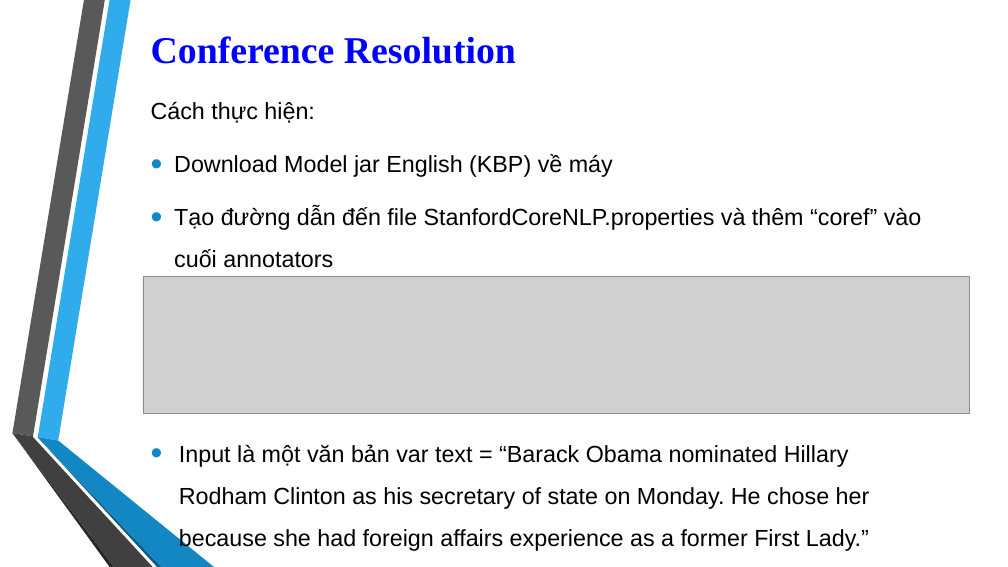
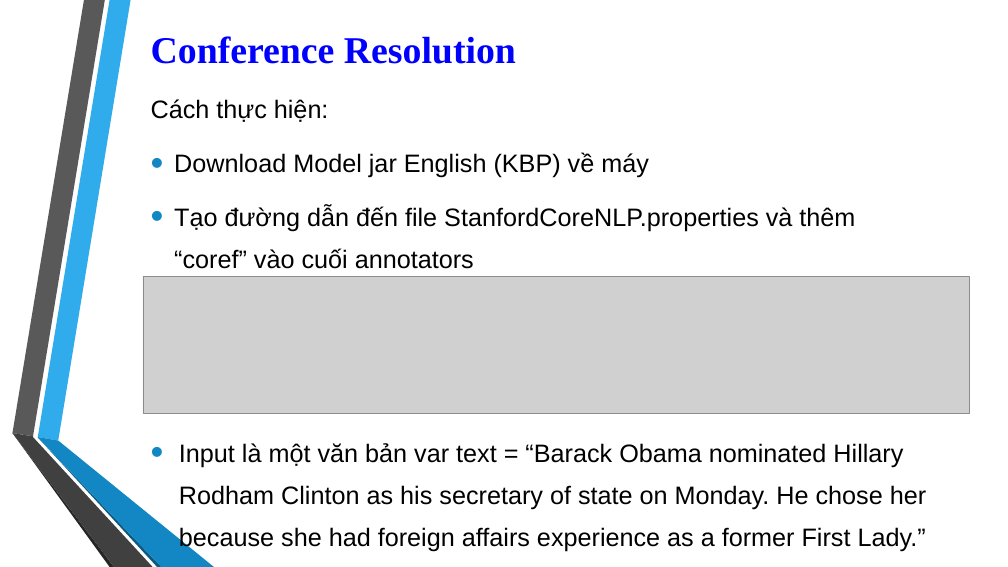
Before and after one commit to 1412520/TextMining, a slide deck: slide 37 of Seminar/Stanford_CoreNLP.pptx (slide 35 before the commit). Drawn at 1008x567 pixels with LibreOffice and Linux fonts; fonts in the diff are those of the drawing; grey boxes stand for pictures; background and template pictures are left out. Boxes give left, top, right and bottom in pixels: in the first picture for what was removed or moved away, otherwise in the second. Text is boxed around its words. In the diff, an @@ line names an element or a change of style, - is before the commit and + after.

Commit message:
update slide

```diff
--- a/Seminar/Stanford_CoreNLP.pptx
+++ b/Seminar/Stanford_CoreNLP.pptx
@@ text "Cách thực hiện:" at (151,99,855,269): size 22.2 to 24 pt; line spacing 1.5 to 1.4 @@
@@ text "Input là một văn bản ..." at (179,443,926,552): size 22.2 to 24 pt; line spacing 1.5 to 1.4 @@
```
Also in this commit, not shown: 1 other slide changed, 2 slides added.
